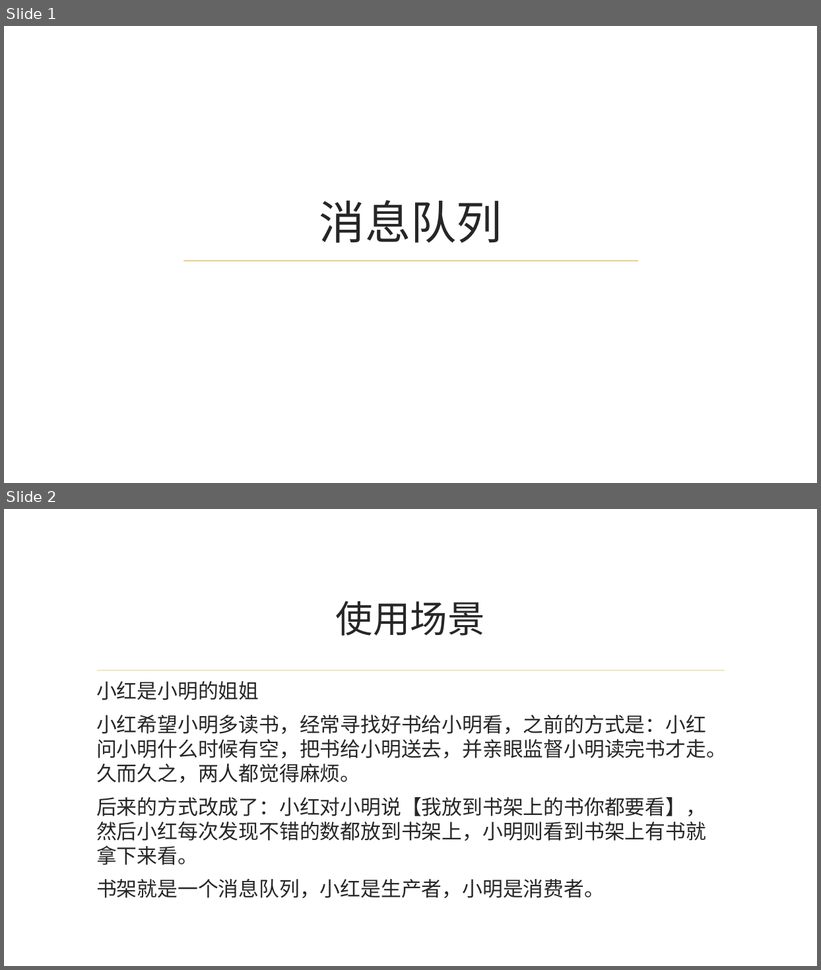
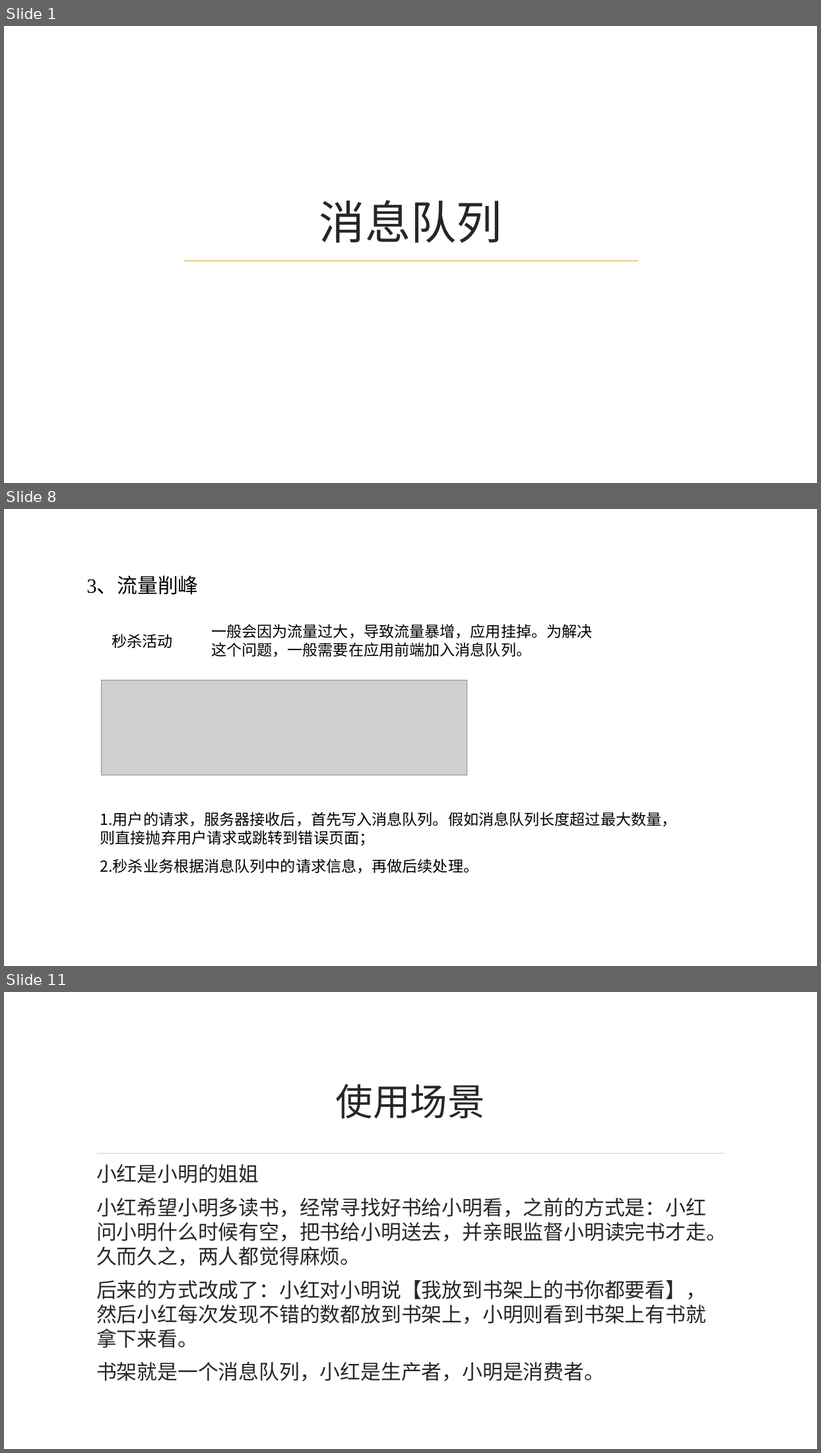
Before and after one commit to mmmhong/CPC, a slide deck: 消息队列/消息队列.pptx. Shown one above the other, each under a label of ours: slides 1 and 2 before the commit, slides 1, 8 and 11 after it; the slides between them are not shown. The pictures are 821x970 and 821x1453 pixels, drawn with LibreOffice and Linux fonts; fonts in the diff are those of the drawing; grey boxes stand for pictures; background and template pictures are left out. Boxes give left, top, right and bottom in pixels: in the first picture for what was removed or moved away, otherwise in the second. Text is boxed around its words. In the diff, an @@ line names an element or a change of style, - is before the commit and + after.

Commit message:
修改用例图 需求文档 消息队列PPT

```diff
--- a/消息队列/消息队列.pptx
+++ b/消息队列/消息队列.pptx
@@ slide 8 added at (x1=4, y1=509, x2=817, y2=966), background picture (left out) @@
@@ text added at (x1=86, y1=577, x2=198, y2=595), 24 pt, text #000000 @@
+3、流量削峰
@@ text added at (x1=211, y1=624, x2=592, y2=657), 18 pt, text #000000 @@
+一般会因为流量过大，导致流量暴增，应用挂掉。为解决这个问题，一般需要在应用前端加入消息队列。
@@ text added at (x1=112, y1=634, x2=173, y2=648), 18 pt, text #000000 @@
+秒杀活动
@@ picture added at (x1=101, y1=681, x2=467, y2=775) @@
@@ text added at (x1=100, y1=812, x2=677, y2=874), 18 pt, text #000000 @@
+1. 用户的请求，服务器接收后，首先写入消息队列。假如消息队列长度超过最大数量，则直接抛弃用户请求或跳转到错误页面；
+2. 秒杀业务根据消息队列中的请求信息，再做后续处理。
@@ what was slide 2 is now slide 11 @@
```
Also in this commit, not shown: 9 other slides added, 2 other files.
